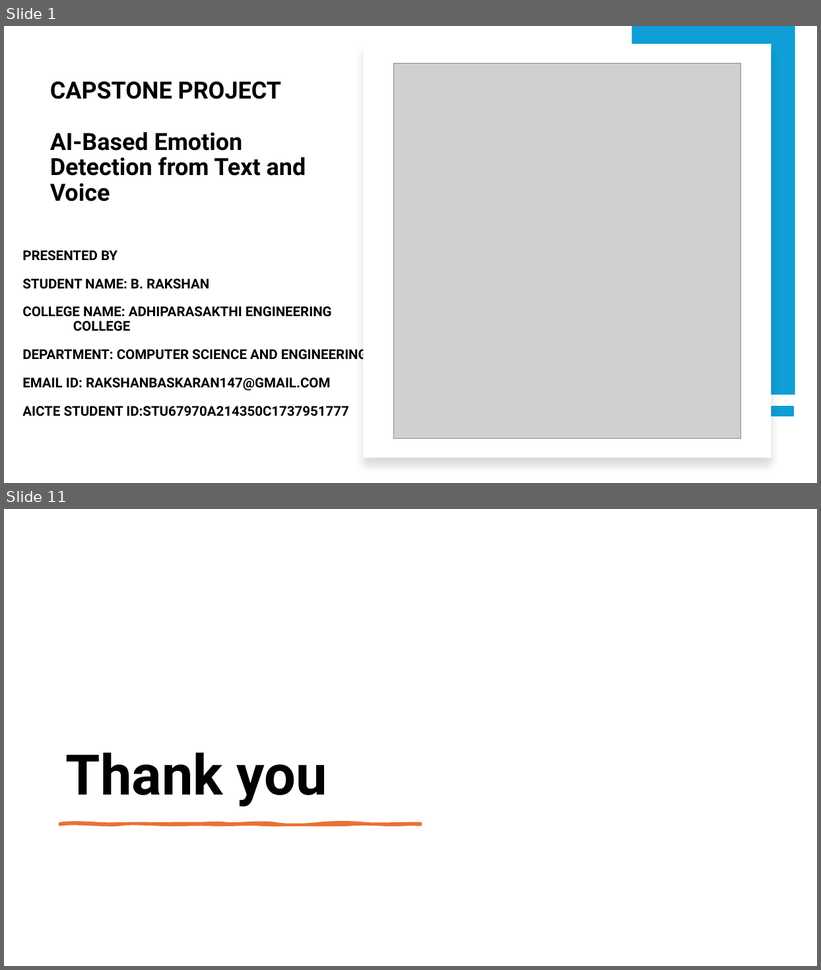
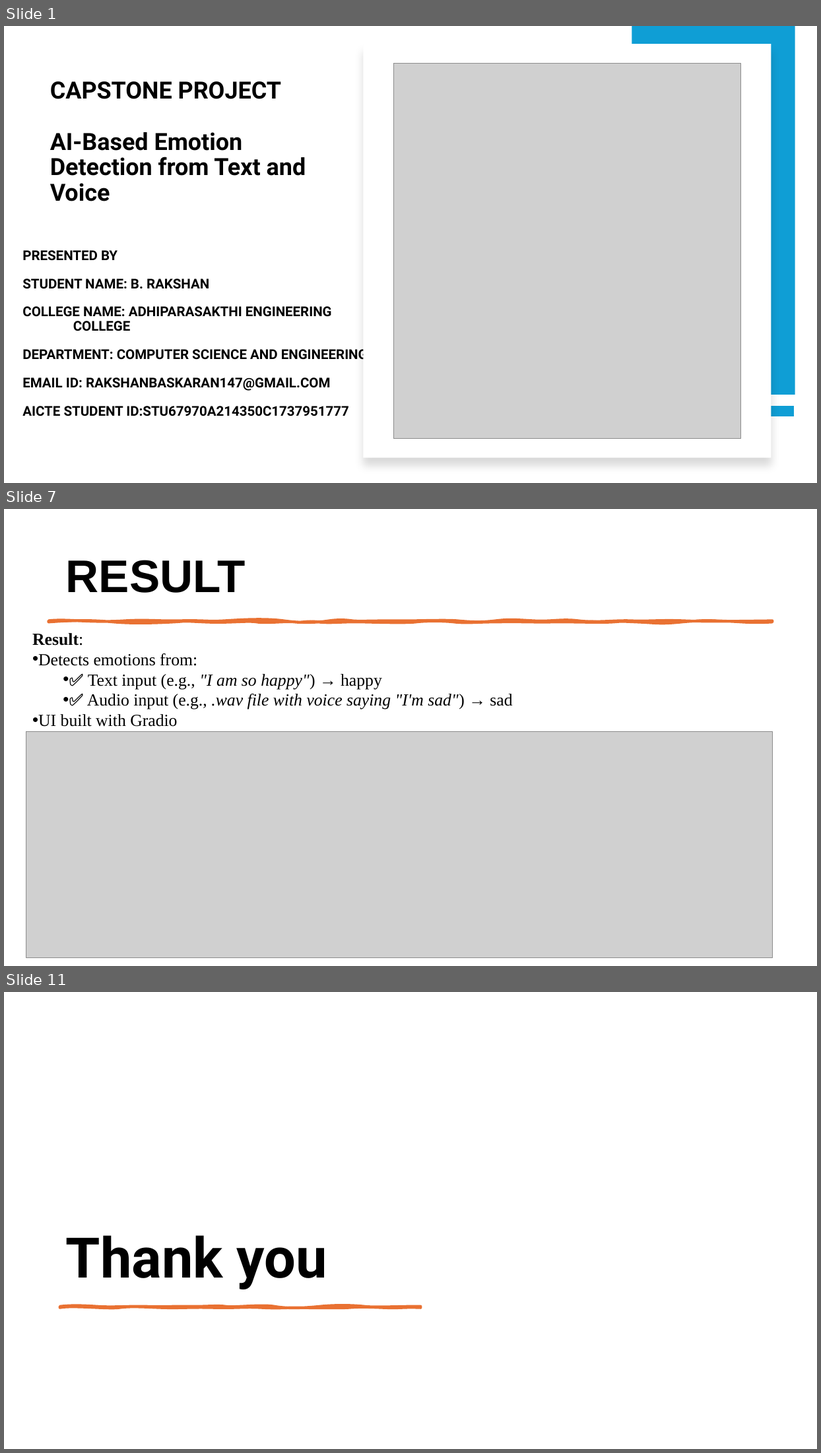
Before and after one commit to Rakshan1407/Edunet_Project, a slide deck: Project_ML.pptx. Shown one above the other, each under a label of ours: slides 1 and 11 before the commit, slides 1, 7 and 11 after it; the slides between them are not shown. The pictures are 821x970 and 821x1453 pixels, drawn with LibreOffice and Linux fonts; fonts in the diff are those of the drawing; grey boxes stand for pictures. Boxes give left, top, right and bottom in pixels: in the first picture for what was removed or moved away, otherwise in the second. Text is boxed around its words. In the diff, an @@ line names an element or a change of style, - is before the commit and + after.

```diff
--- a/Project_ML.pptx
+++ b/Project_ML.pptx
@@ slide 7 added at [4,509,817,966], background #FFFFFF @@
@@ title added at [66,560,246,593], 54 pt, text #000000, bold @@
+RESULT
@@ freeform shape added at [48,621,773,622], fill #E97132, outline #E97132 3.25 pt @@
@@ text added at [32,633,512,727], 20 pt, text #000000 @@
+Result:
+• Detects emotions from:
+  • ✅ Text input (e.g., "I am so happy") → happy
+  • ✅ Audio input (e.g., .wav file with voice saying "I'm sad") → sad
+• UI built with Gradio
@@ picture added at [26,731,773,958] @@
```
Also in this commit, not shown: 7 slides changed, 1 other slide added, 2 slides removed.
